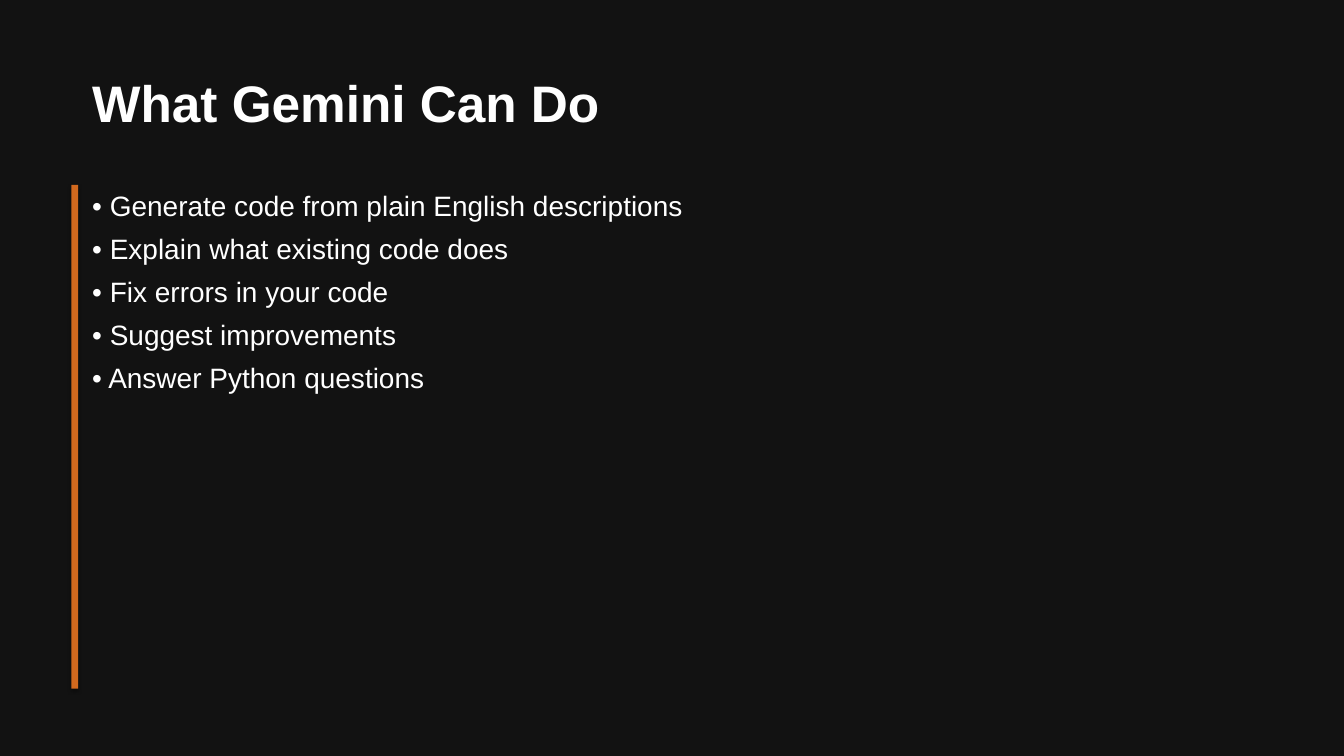
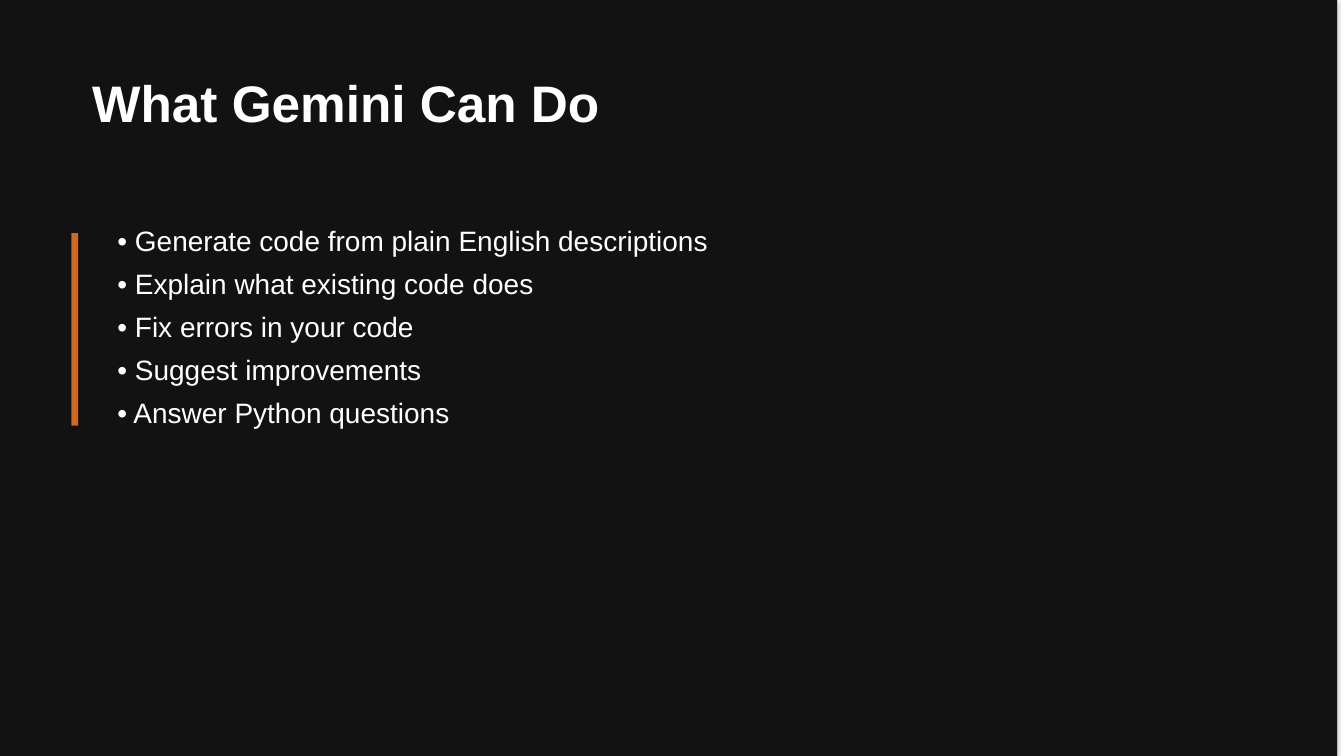
Before and after one commit to kerryback/mgmt675, a slide deck: slide 20 of colab.pptx (slide 26 before the commit). Drawn at 1344x756 pixels with LibreOffice and Linux fonts; fonts in the diff are those of the drawing. Boxes give left, top, right and bottom in pixels: in the first picture for what was removed or moved away, otherwise in the second. Text is boxed around its words. In the diff, an @@ line names an element or a change of style, - is before the commit and + after.

```diff
--- a/colab.pptx
+++ b/colab.pptx
@@ rectangle: place and size @@
-rectangle at <box>0,0,1344,756</box>
+rectangle at <box>0,0,1337,756</box>
@@ rectangle: place and size @@
-rectangle at <box>71,185,78,689</box>
+rectangle at <box>71,234,78,426</box>
@@ text "• Generate code from plain ...": place and size @@
-text "• Generate code from plain ..." at <box>108,195,682,393</box>
+text "• Generate code from plain ..." at <box>133,230,707,428</box>
```
Also in this commit, not shown: 10 other slides changed, 1 slide added, 8 slides removed, 3 other files.
